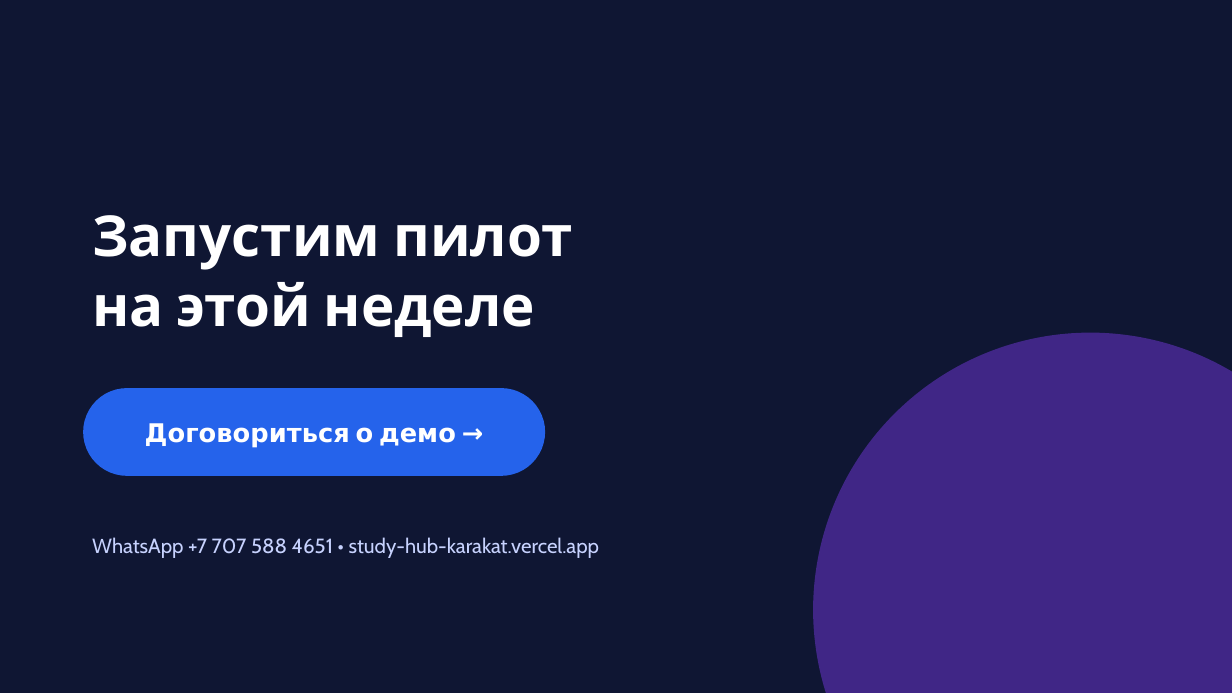
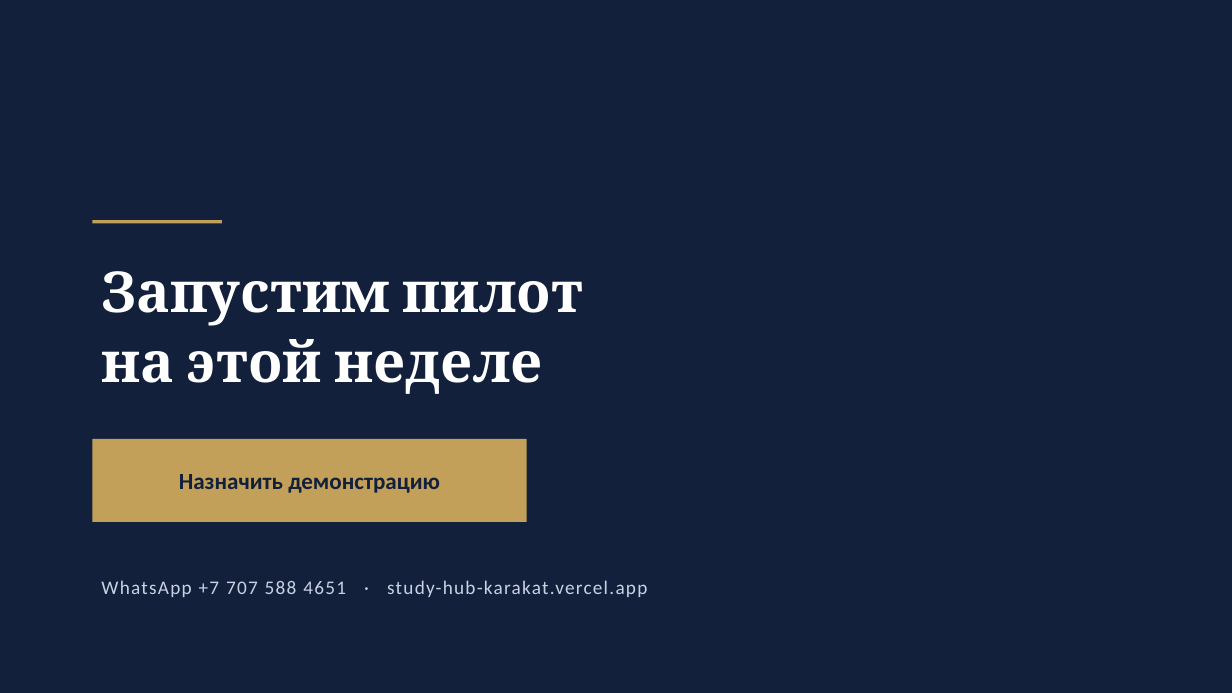
Before and after one commit to alibekovakarakat5-png/study_hub_Karakat, a slide deck: slide 11 of docs/pitch/StudyHub-Pitch-RU.pptx. Drawn at 1232x693 pixels with LibreOffice and Linux fonts; fonts in the diff are those of the drawing. Boxes give left, top, right and bottom in pixels: in the first picture for what was removed or moved away, otherwise in the second. Text is boxed around its words. In the diff, an @@ line names an element or a change of style, - is before the commit and + after.

```diff
--- a/docs/pitch/StudyHub-Pitch-RU.pptx
+++ b/docs/pitch/StudyHub-Pitch-RU.pptx
@@ background #0F1633 to #12203B @@
@@ text "Запустим пилот" moved from (x1=92, y1=215, x2=573, y2=337) to (x1=101, y1=271, x2=584, y2=394) @@
@@ text "Запустим пилот" at (x1=101, y1=271, x2=584, y2=394): font Cabin to Cambria; line spacing 1.03 to 1.04 @@
@@ line added from (92, 222) to (222, 222), #C2A05A 2.5 pt @@
@@ ellipse removed at (x1=813, y1=333, x2=1232, y2=693) @@
@@ rectangle resized from (x1=83, y1=388, x2=545, y2=476) to (x1=92, y1=439, x2=527, y2=522) @@
@@ rectangle at (x1=92, y1=439, x2=527, y2=522): rounded rectangle to rectangle; fill #2563EB to #C2A05A @@
@@ text at (x1=179, y1=474, x2=440, y2=493): text changed; size 20 to 18 pt; font Cabin to Calibri; text colour #FFFFFF to #12203B @@
-Договориться о демо →
+Назначить демонстрацию
@@ text at (x1=101, y1=580, x2=647, y2=597): text changed; size 16 to 15 pt; font Cabin to Calibri; text colour #C7D2FE to #C9D2E3 @@
-WhatsApp +7 707 588 4651 • study-hub-karakat.vercel.app
+WhatsApp +7 707 588 4651 · study-hub-karakat.vercel.app
```
Also in this commit, not shown: 9 other slides changed, 1 slide added, 1 slide removed, 5 other files.
